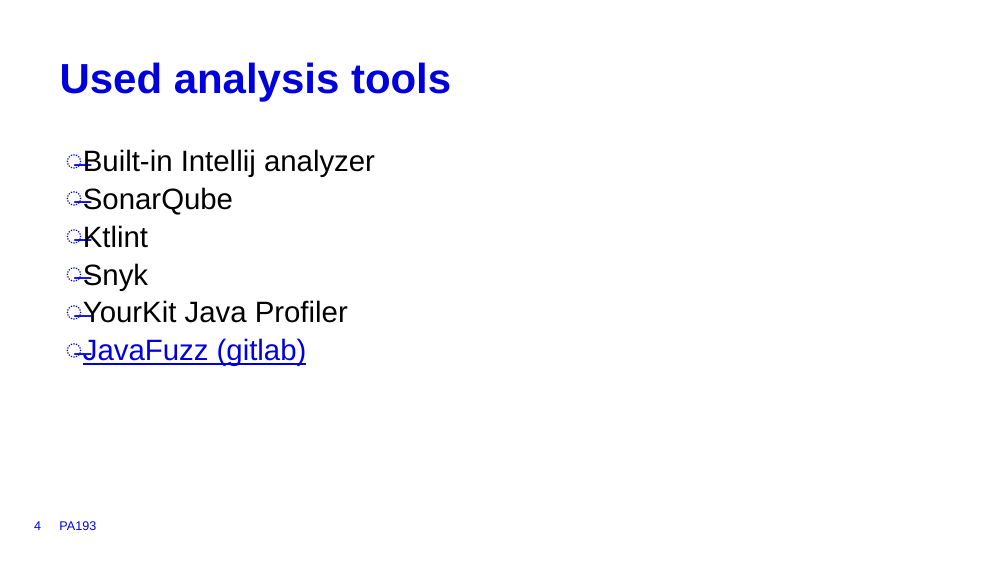
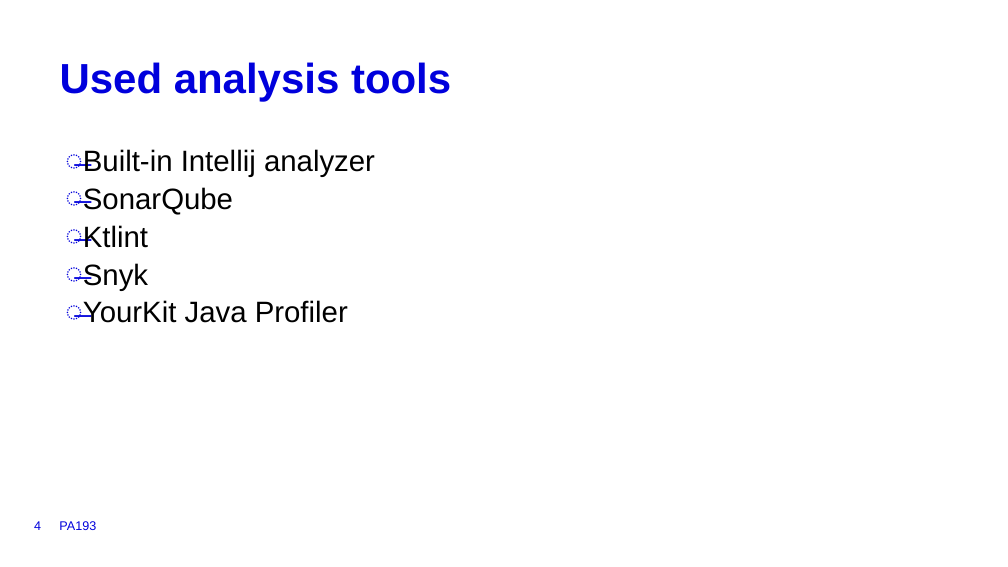
Before and after one commit to NikitaVolotovich/super_bech32m, a slide deck: slide 4 of super_Bech32m.pptm. Drawn at 1008x567 pixels with LibreOffice and Linux fonts; fonts in the diff are those of the drawing; background and template pictures are left out. Boxes give left, top, right and bottom in pixels: in the first picture for what was removed or moved away, otherwise in the second. Text is boxed around its words. In the diff, an @@ line names an element or a change of style, - is before the commit and + after.

```diff
--- a/super_Bech32m.pptm
+++ b/super_Bech32m.pptm
@@ text at [65, 338, 307, 366]: paragraph removed @@
-̶ JavaFuzz (gitlab)
```
Also in this commit, not shown: 2 other slides changed, 37 other files.
